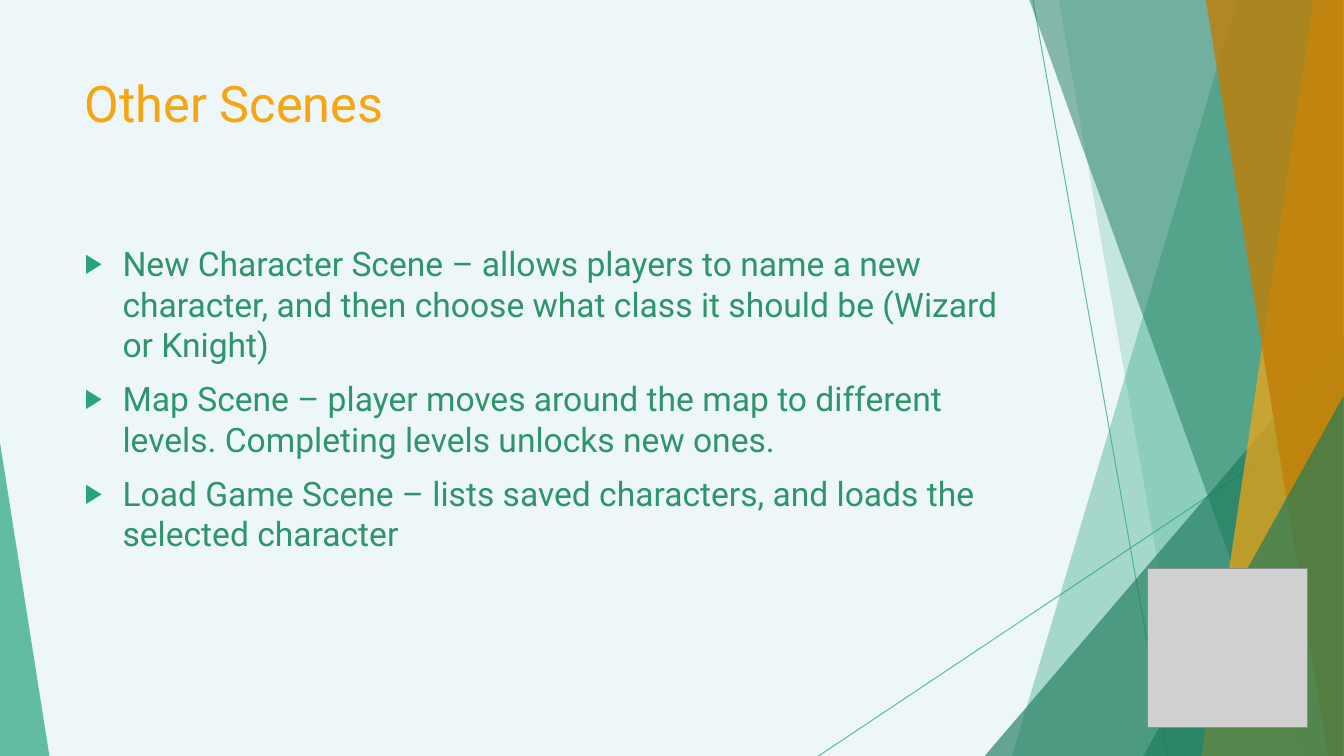
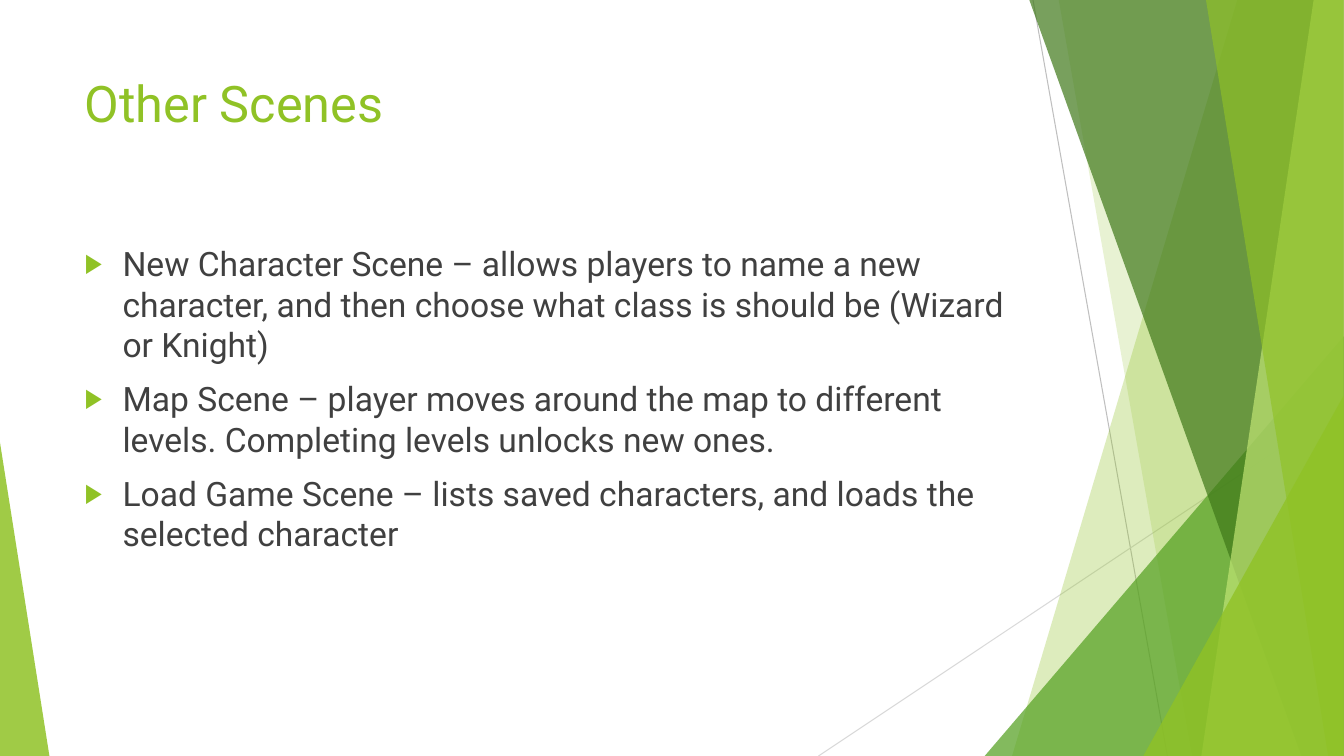
Before and after one commit to Cwalrus96/SeniorProject, a slide deck: slide 11 of Presentations/FinalPresentation.pptx (slide 12 before the commit). Drawn at 1344x756 pixels with LibreOffice and Linux fonts; fonts in the diff are those of the drawing; grey boxes stand for pictures. Boxes give left, top, right and bottom in pixels: in the first picture for what was removed or moved away, otherwise in the second. Text is boxed around its words. In the diff, an @@ line names an element or a change of style, - is before the commit and + after.

Commit message:
Revert "started working on adding game tree"
This reverts commit e054c397df398c361f64ec3ec3d294345513a123.

```diff
--- a/Presentations/FinalPresentation.pptx
+++ b/Presentations/FinalPresentation.pptx
@@ background #EDF6F9 to #FFFFFF @@
@@ freeform shape at [1012, 0, 1344, 756]: fill #28A47C at 36% opacity to #90C226 at 30% opacity @@
@@ freeform shape at [1029, 0, 1344, 756]: fill #1E7B5D at 50% opacity to #3F7819 at 70% opacity @@
@@ line (1033, 0) - (1168, 756): stroke #28A47C 0.75 pt to #BFBFBF 0.75 pt @@
@@ freeform shape at [1059, 0, 1344, 756]: fill #28A47C at 20% opacity to #90C226 at 20% opacity @@
@@ freeform shape at [1202, 0, 1344, 756]: fill #F7A511 at 70% opacity to #C0E474 at 70% opacity @@
@@ freeform shape at [1206, 0, 1344, 756]: fill #C07E06 at 80% opacity to #90C226 at 65% opacity @@
@@ title "Other Scenes" at [85, 84, 383, 123]: text colour #F7A511 to #90C226 @@
@@ text at [123, 251, 1004, 365]: text changed; text colour #2E946B to #404040 @@
-▶ New Character Scene – allows players to name a new character, and then choose what class it should be (Wizard or Knight)
+▶ New Character Scene – allows players to name a new character, and then choose what class is should be (Wizard or Knight)
@@ triangle at [985, 336, 1344, 756]: fill #1E7B5D at 66% opacity to #54A021 at 72% opacity @@
@@ text at [123, 385, 974, 547]: text colour #2E946B to #404040 in "Map Scene – player moves around the ...", "Load Game Scene – lists saved characters, ..."; bullet colour #28A47C to #90C226 @@
@@ line (1344, 406) - (819, 756): stroke #28A47C 0.75 pt to #D9D9D9 0.75 pt @@
@@ triangle at [1143, 396, 1344, 756]: fill #1E7B5D at 66% opacity to #90C226 at 80% opacity @@
@@ triangle at [0, 443, 49, 756]: fill #28A47C at 70% opacity to #90C226 at 85% opacity @@
@@ picture removed at [1148, 569, 1308, 728] @@
```
Also in this commit, not shown: 15 other slides changed, 2 slides removed, 35 other files.
